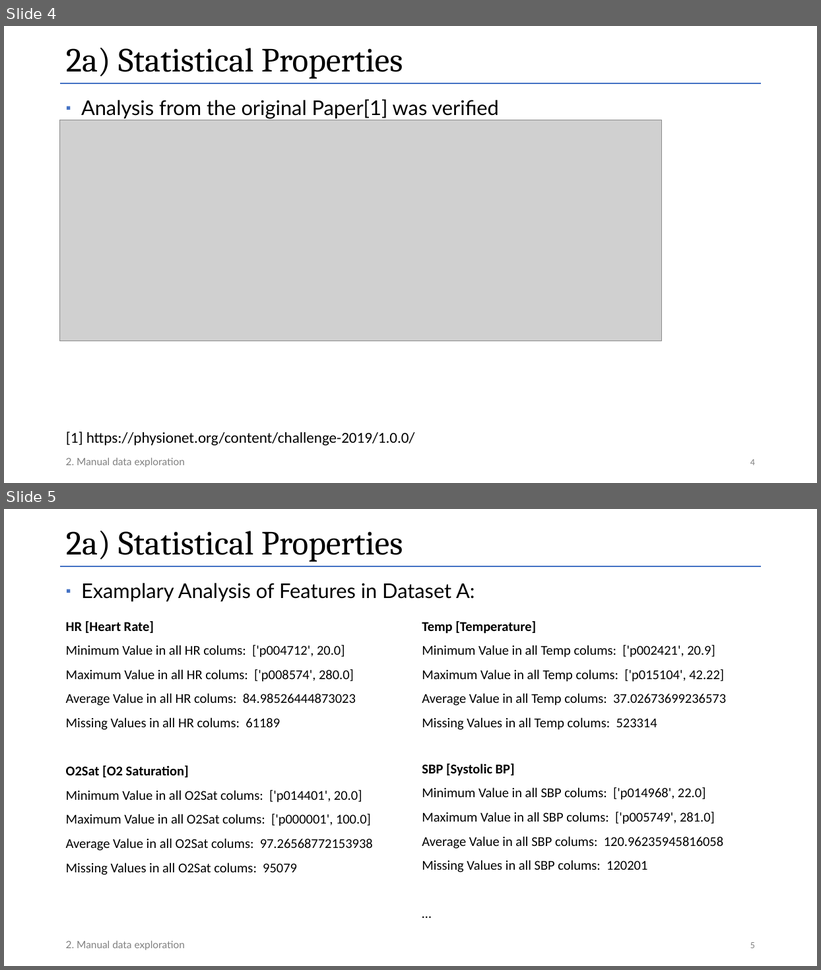
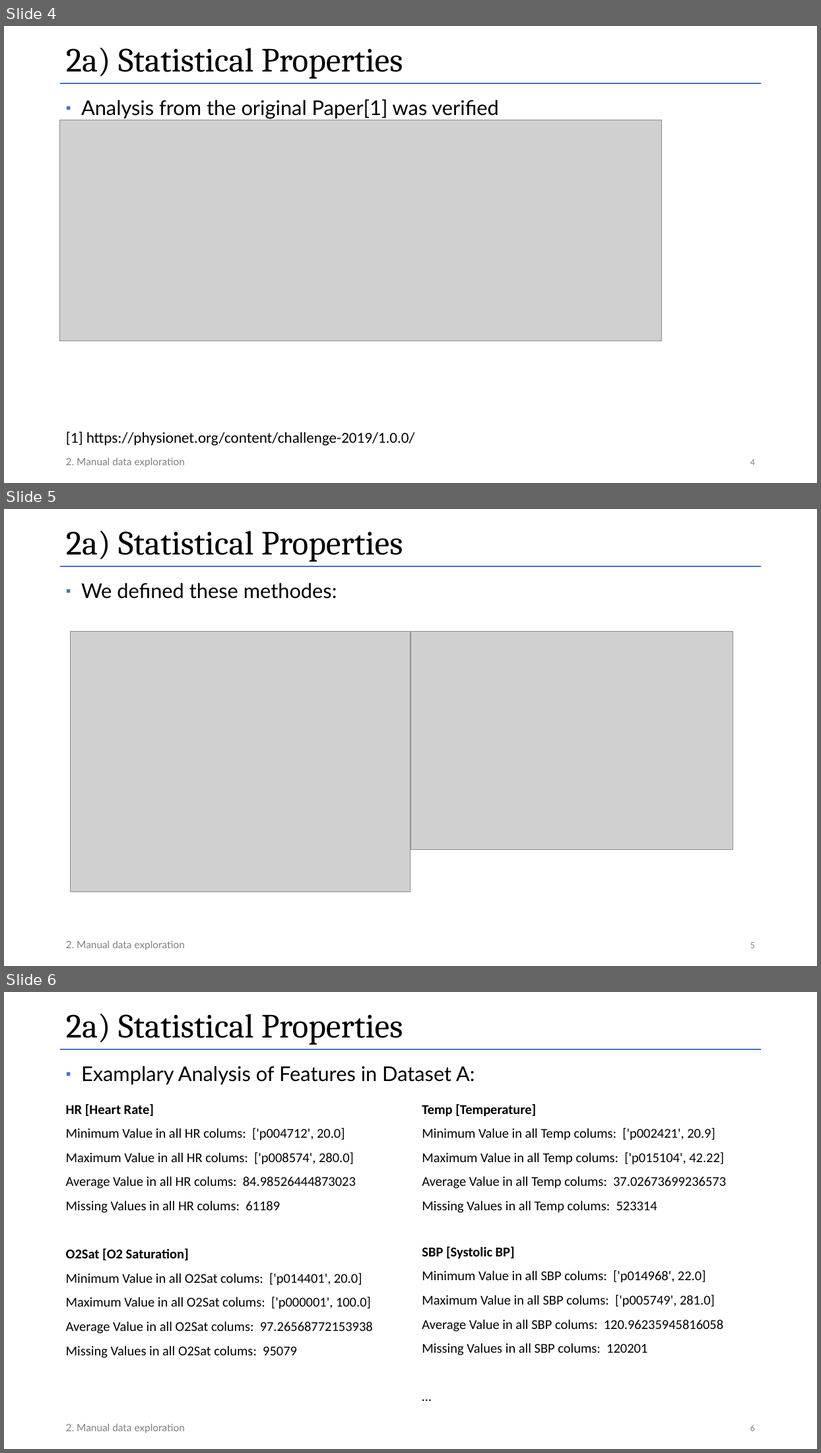
Before and after one commit to Data-Challenge-Team-8/data_challenge_team_8, a slide deck: presentation_task1/presentation_1_data_challenges_v02.pptx. Shown one above the other, each under a label of ours: slides 4 and 5 before the commit, slides 4, 5 and 6 after it. The pictures are 821x970 and 821x1453 pixels, drawn with LibreOffice and Linux fonts; fonts in the diff are those of the drawing; grey boxes stand for pictures. Boxes give left, top, right and bottom in pixels: in the first picture for what was removed or moved away, otherwise in the second. Text is boxed around its words. In the diff, an @@ line names an element or a change of style, - is before the commit and + after.

```diff
--- a/presentation_task1/presentation_1_data_challenges_v02.pptx
+++ b/presentation_task1/presentation_1_data_challenges_v02.pptx
@@ slide 5 added at <box>4,509,817,966</box>, background #FFFFFF; not listed: 1 template element that a slide beside it also shows @@
@@ title added at <box>66,531,403,562</box>, 40 pt, text #000000 @@
+2a) Statistical Properties
@@ text added at <box>81,583,337,599</box>, 24 pt, text #000000 @@
+▪ We defined these methodes:
@@ picture added at <box>70,632,411,892</box> @@
@@ picture added at <box>411,632,733,850</box> @@
@@ text added at <box>66,941,185,951</box>, 12 pt, text #808080 @@
+2. Manual data exploration
@@ page number added at <box>750,943,755,949</box>, 11 pt, text #808080 @@
+5
@@ what was slide 5 is now slide 6 @@
@@ page number at <box>750,1425,755,1432</box>: text changed @@
-5
+6
```
Also in this commit, not shown: 3 slides changed, 2 other files.
